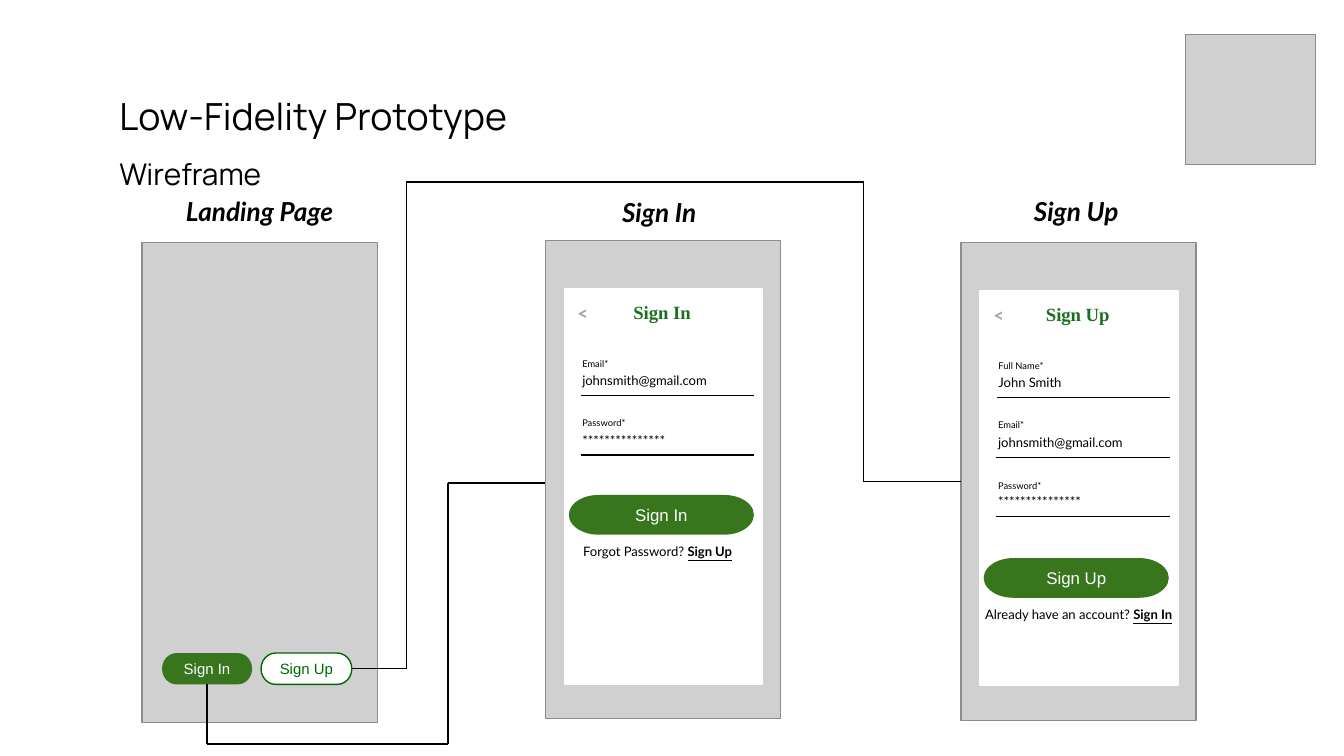
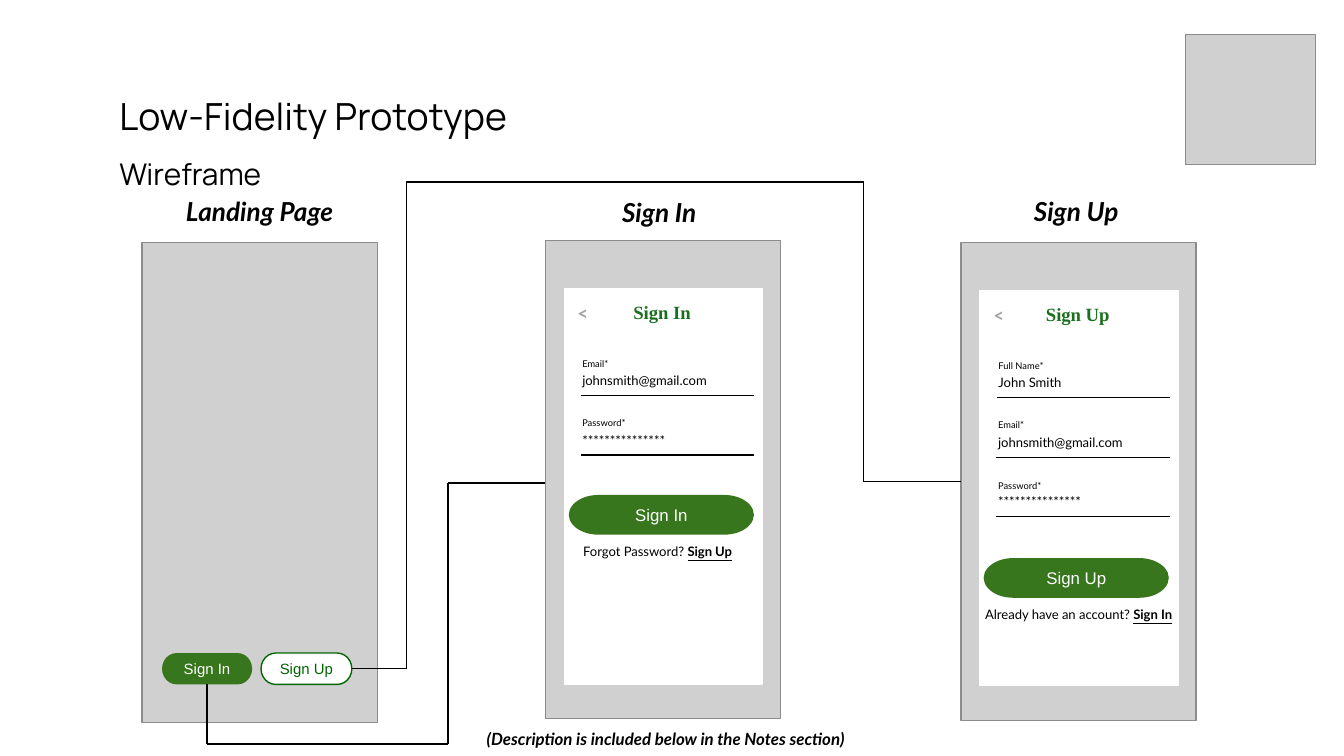
Before and after one commit to gasserahmed/VT-MIT, a slide deck: slide 2 of MGT5824-Tech-based Entrepreneurship/Assignments/Milestone #2 - Venture Solution Prototype & Social Affordances/gasser18-milestone2_prototype_and_social_affordances_slides.pptx. Drawn at 1344x756 pixels with LibreOffice and Linux fonts; fonts in the diff are those of the drawing; grey boxes stand for pictures. Boxes give left, top, right and bottom in pixels: in the first picture for what was removed or moved away, otherwise in the second. Text is boxed around its words. In the diff, an @@ line names an element or a change of style, - is before the commit and + after.

```diff
--- a/MGT5824-Tech-based Entrepreneurship/Assignments/Milestone #2 - Venture Solution Prototype & Social Affordances/gasser18-milestone2_prototype_and_social_affordances_slides.pptx
+++ b/MGT5824-Tech-based Entrepreneurship/Assignments/Milestone #2 - Venture Solution Prototype & Social Affordances/gasser18-milestone2_prototype_and_social_affordances_slides.pptx
@@ text added at box(487, 732, 845, 748), 9 pt, text #000000, bold, italic @@
+(Description is included below in the Notes section)
```
Also in this commit, not shown: 5 other slides changed, 1 other file.
